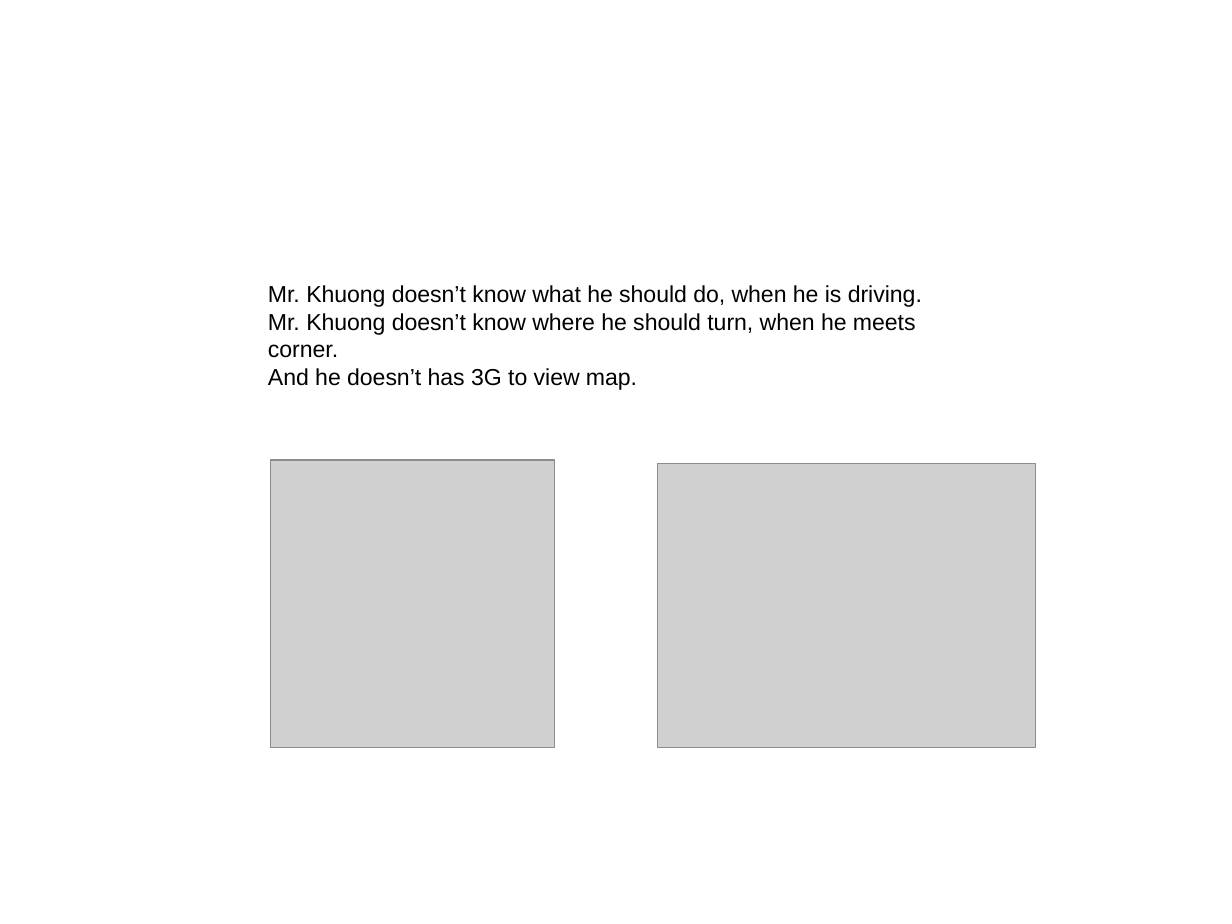
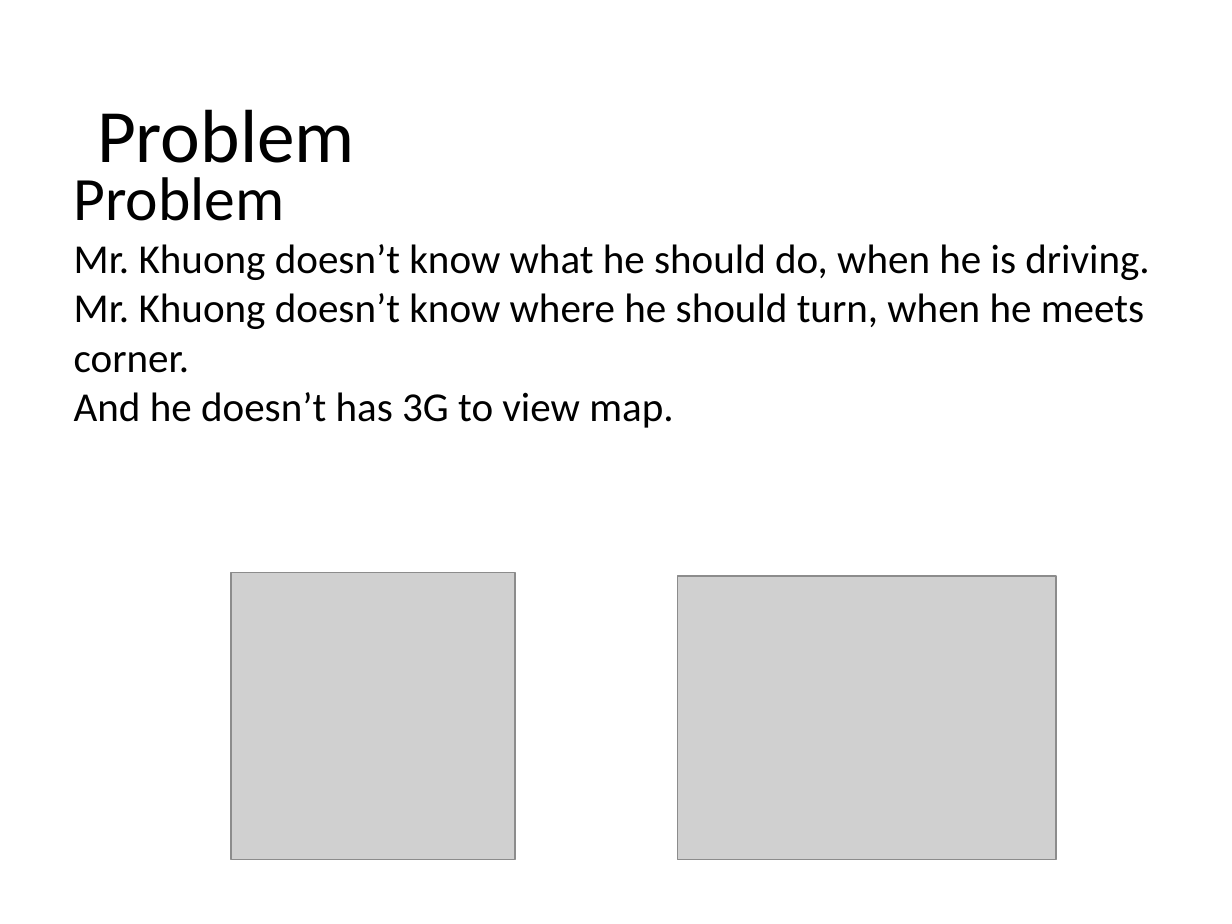
Before and after one commit to hqt/street-router, a slide deck: slide 32 of Document/presentation/full presentation.pptx. Drawn at 1232x924 pixels with LibreOffice and Linux fonts; fonts in the diff are those of the drawing; grey boxes stand for pictures. Boxes give left, top, right and bottom in pixels: in the first picture for what was removed or moved away, otherwise in the second. Text is boxed around its words. In the diff, an @@ line names an element or a change of style, - is before the commit and + after.

```diff
--- a/Document/presentation/full presentation.pptx
+++ b/Document/presentation/full presentation.pptx
@@ title added at (97,109,355,180), 44 pt, text #000000 @@
+Problem
@@ text "Problem": place and size @@
-text "Problem" at (268,285,922,390)
+text "Problem" at (74,177,1149,428)
@@ text at (74,177,285,221): paragraph added @@
+Problem
@@ text at (74,244,1149,428): size 13.5 to 24 pt, font Arial to Calibri @@
@@ picture: place and size @@
-picture at (271,460,556,747)
+picture at (230,573,515,860)
@@ picture: place and size @@
-picture at (657,463,1035,747)
+picture at (678,577,1056,860)
```
Also in this commit, not shown: 70 other slides changed, 3 slides added, 4 slides removed, 17 other files.
